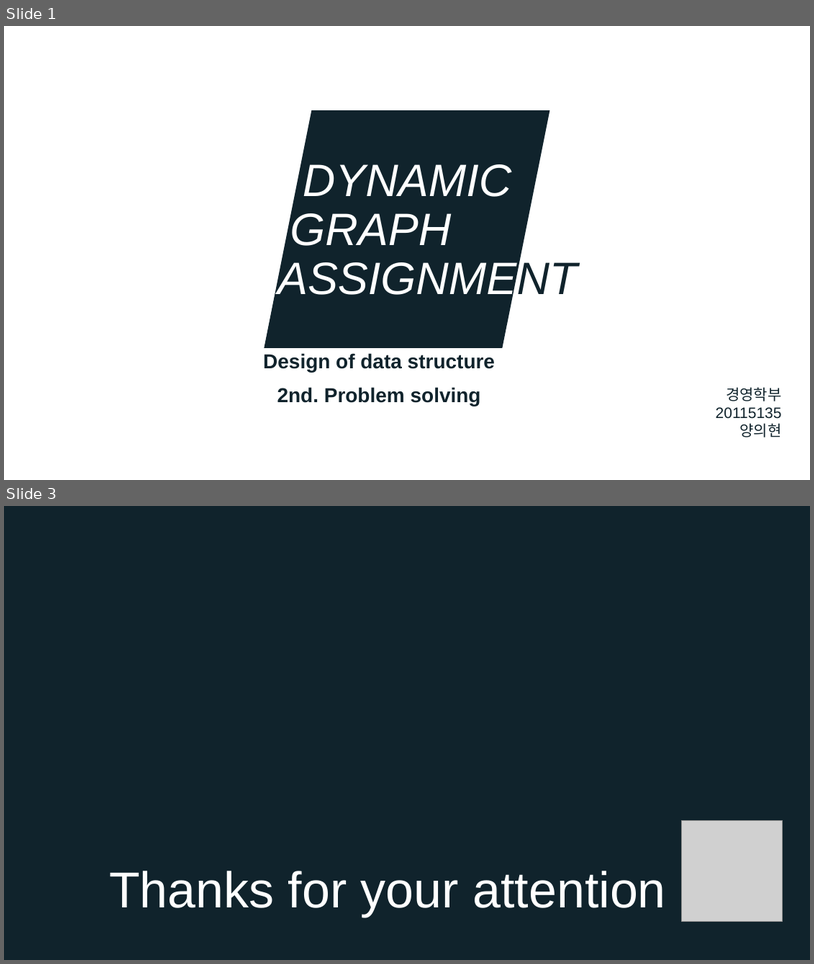
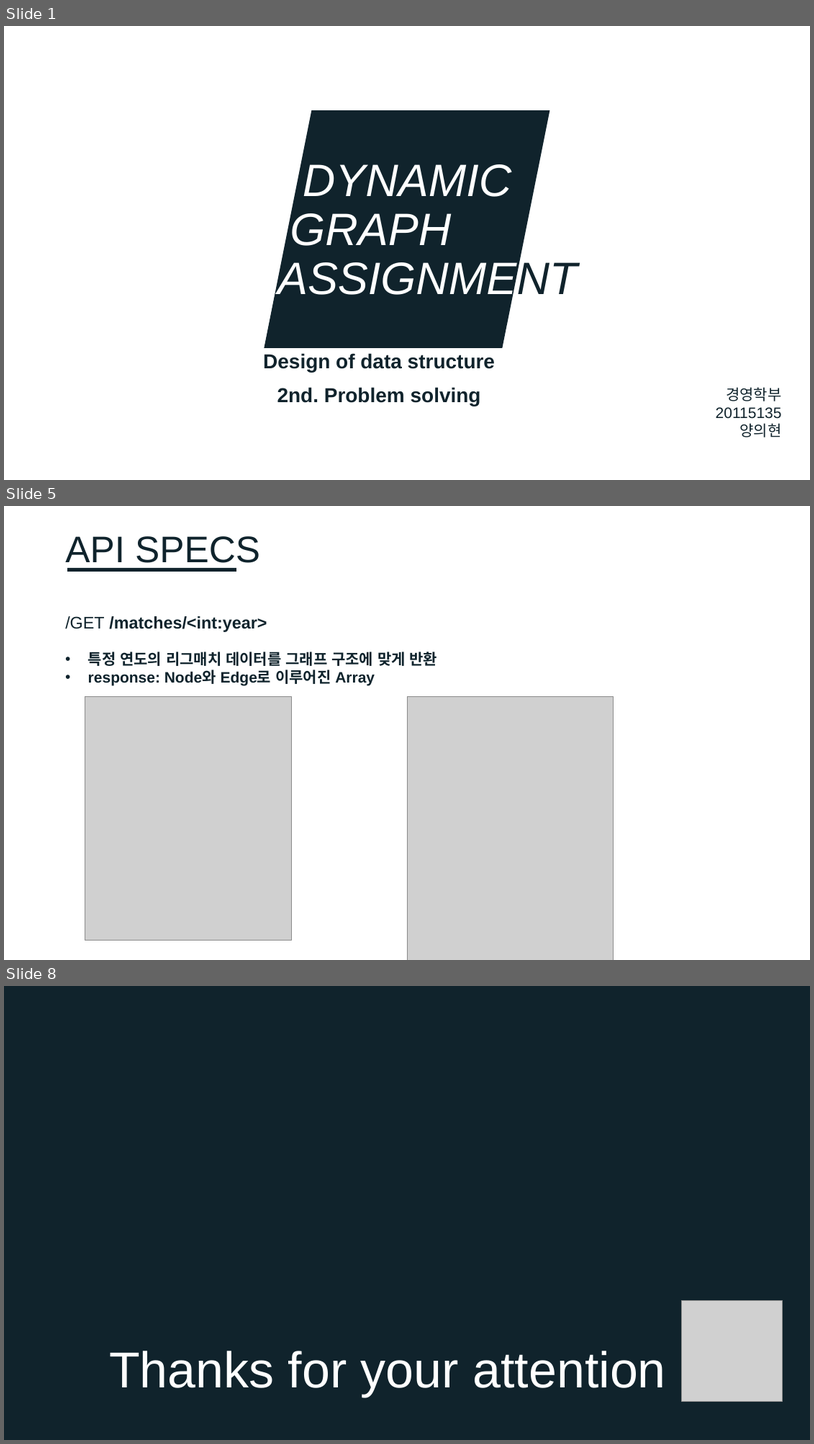
Before and after one commit to noahluftyang/data-structure-design-assignment, a slide deck: dynamic-graph/slides/2nd-dynamic-graph-problem-solving.pptx. Shown one above the other, each under a label of ours: slides 1 and 3 before the commit, slides 1, 5 and 8 after it; the slides between them are not shown. The pictures are 814x964 and 814x1444 pixels, drawn with LibreOffice and Linux fonts; fonts in the diff are those of the drawing; grey boxes stand for pictures. Boxes give left, top, right and bottom in pixels: in the first picture for what was removed or moved away, otherwise in the second. Text is boxed around its words. In the diff, an @@ line names an element or a change of style, - is before the commit and + after.

```diff
--- a/dynamic-graph/slides/2nd-dynamic-graph-problem-solving.pptx
+++ b/dynamic-graph/slides/2nd-dynamic-graph-problem-solving.pptx
@@ slide 5 added at (4, 506, 810, 960), background #FFFFFF @@
@@ title added at (65, 536, 260, 569), 44 pt, text #0F232C @@
+API SPECS
@@ rectangle added at (67, 568, 237, 572), fill #0F232C @@
@@ text added at (65, 616, 267, 632), 20 pt, text #0F232C, bold @@
+/GET /matches/<int:year>
@@ text added at (88, 651, 438, 686), 18 pt, text #0F232C, bold @@
+• 특정 연도의 리그매치 데이터를 그래프 구조에 맞게 반환
+• response: Node와 Edge로 이루어진 Array
@@ picture added at (85, 696, 292, 939) @@
@@ picture added at (407, 696, 615, 960) @@
@@ what was slide 3 is now slide 8 @@
```
Also in this commit, not shown: 5 other slides added, 1 slide removed, 3 other files.
